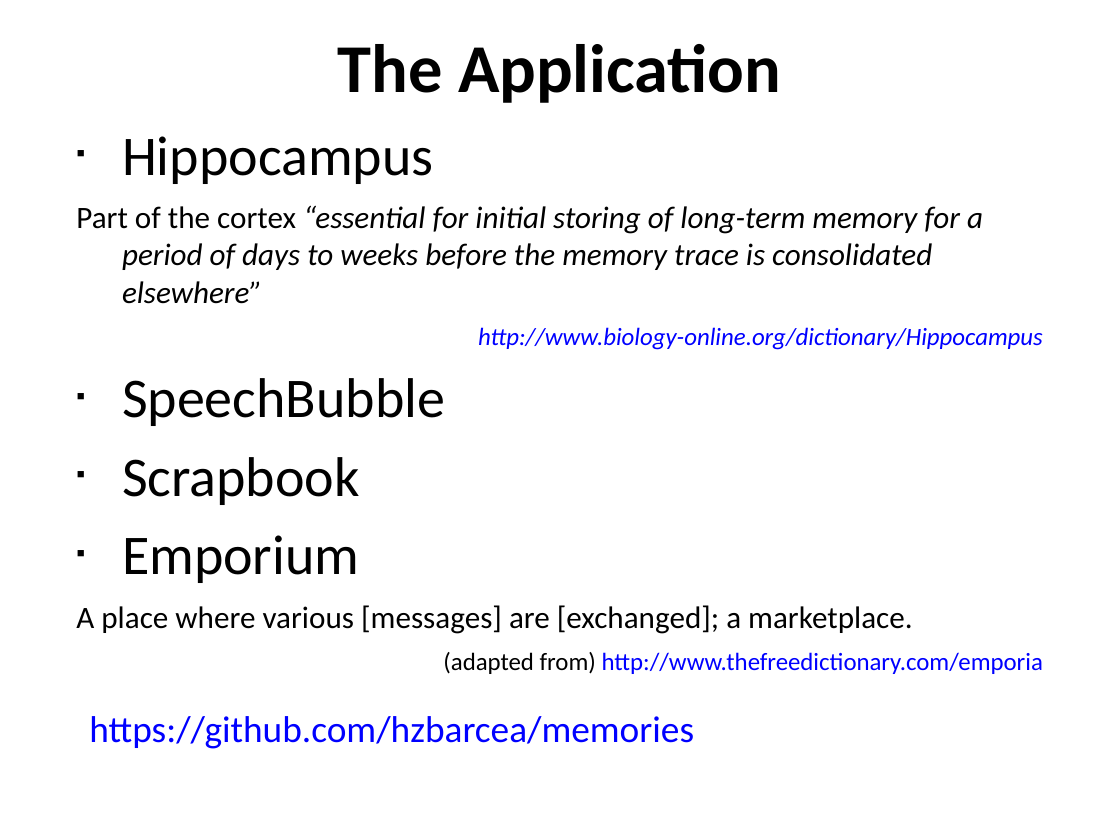
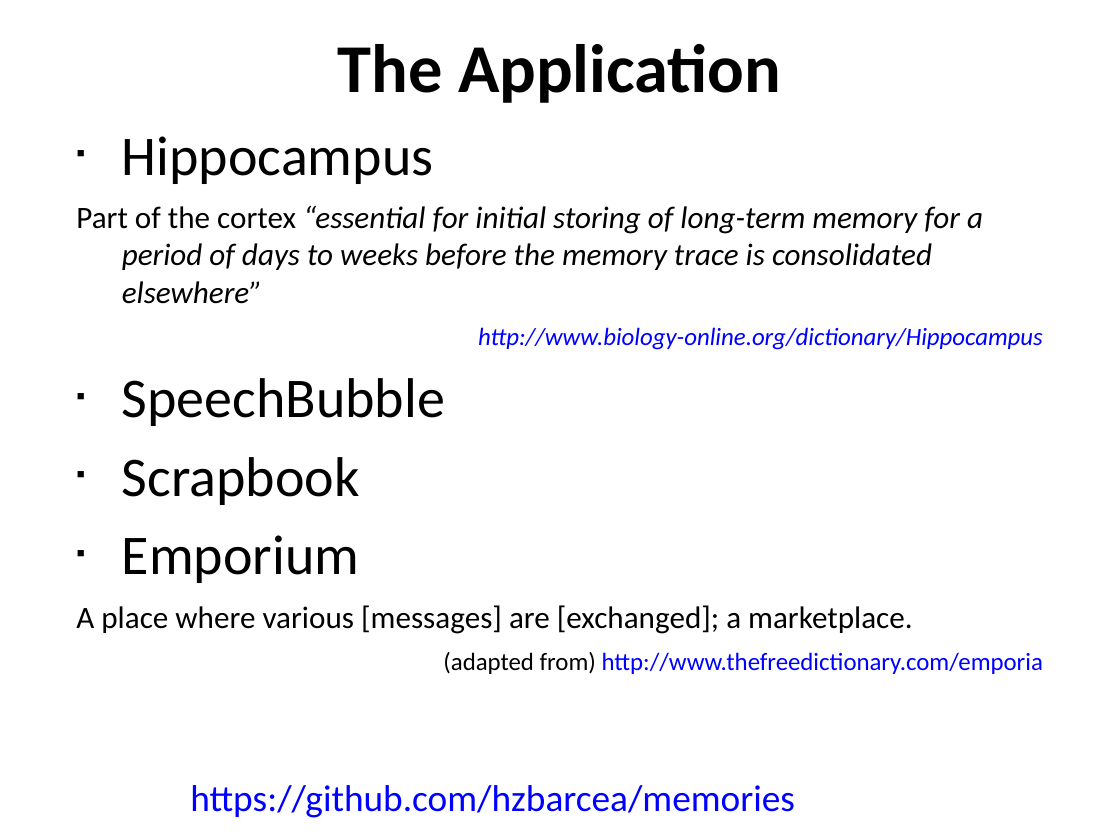
Before and after one commit to hzbarcea/apachecon, a slide deck: slide 15 of apachecon-2011.ppt. Drawn at 1120x840 pixels with LibreOffice and Linux fonts; fonts in the diff are those of the drawing; background and template pictures are left out. Boxes give left, top, right and bottom in pixels: in the first picture for what was removed or moved away, otherwise in the second. Text is boxed around its words. In the diff, an @@ line names an element or a change of style, - is before the commit and + after.

Commit message:
Update fonts and such

```diff
--- a/apachecon-2011.ppt
+++ b/apachecon-2011.ppt
@@ text "https://github.com/hzbarcea/memories": place and size @@
-text "https://github.com/hzbarcea/memories" at box(89, 716, 694, 749)
+text "https://github.com/hzbarcea/memories" at box(190, 785, 795, 818)
```
